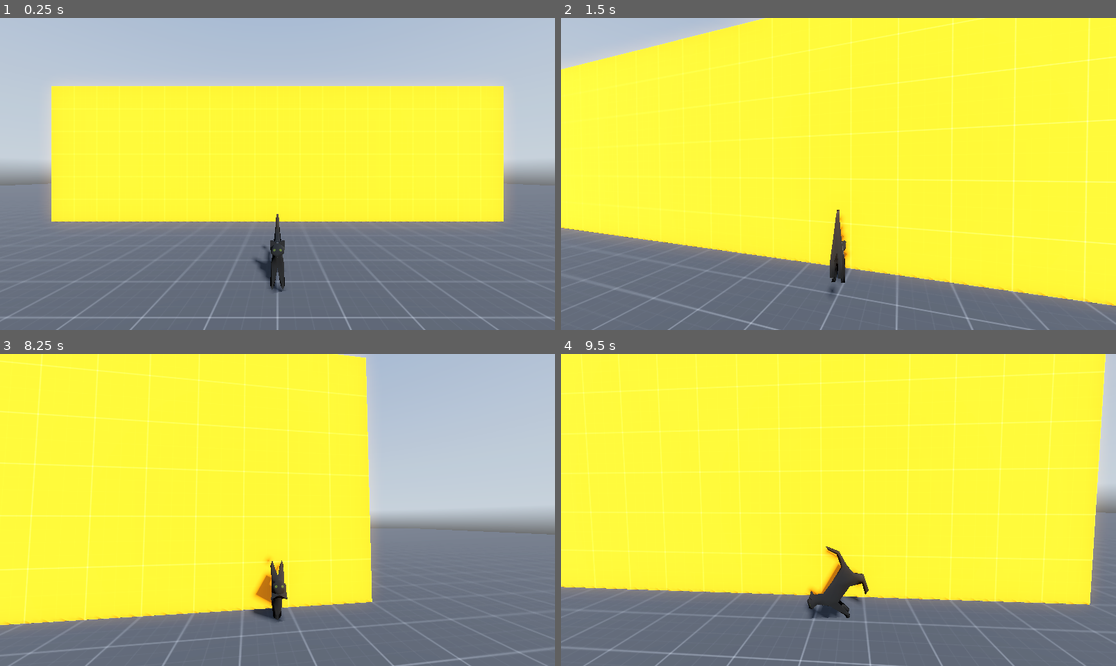
Above: before the commit, frames 1-4 (two rows, left to right).
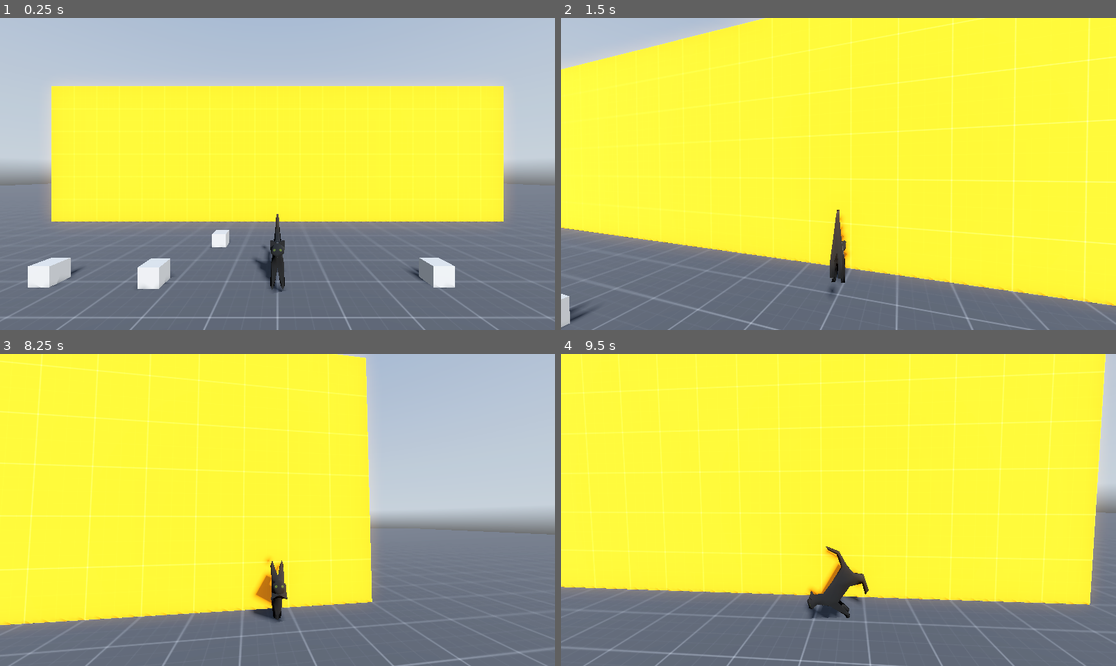
Above: after the commit, the same moments.

Repository: CreggHancock/Void
Game: Godot game, scene res://Scenes/Levels/prototype.tscn
The game is run twice, just before and just after one commit, with the same random seed, the same clock (stepped at 60 frames per second) and the same inputs. A sky picture missing from this copy of the repository is replaced by a grey-blue gradient.
Inputs (mouse positions are in pixels of both pictures, inside the frame that each line leads up to):
- Up to frame 1 (0.25 s): no input
- Up to frame 2 (1.5 s): tap Enter at 0.5 s; move the mouse to (866, 174) at 0.52 s; hold Shift (run) 0.53-1.28 s; hold Up (move_forwards) from 0.53 s (still down); tap Space (jump) at 0.77 s; move the mouse to (810, 174) at 1.27 s; tap Shift (run) at 1.35 s
- Up to frame 3 (8.25 s): tap Space (jump) at 1.52, 2.75, 3.02, 3.77, 4.52, 6.02, 6.77, 7.52 s; move the mouse to (288, 503) at 2.02 s; hold Shift (run) 2.03-2.78 s; move the mouse to (271, 516) at 2.77 s; tap Shift (run) every 1.5 s from 2.85 to 7.35 s; move the mouse to (316, 513) at 3.52 s; hold Shift (run) 3.53-4.28 s; move the mouse to (233, 506) at 4.27 s; move the mouse to (283, 510) at 5.02 s; hold Shift (run) 5.03-5.78 s; tap Enter at 5.75 s; move the mouse to (255, 503) at 5.77 s; release Up (move_forwards) at 5.78 s; hold Right (move_right) 5.78-6.53 s; move the mouse to (305, 510) at 6.52 s; hold Shift (run) 6.53-7.28 s; hold Up (move_forwards) from 6.53 s (still down); move the mouse to (249, 510) at 7.27 s; move the mouse to (288, 503) at 8.02 s; hold Shift (run) from 8.03 s (still down)
- Up to frame 4 (9.5 s): tap Space (jump) at 8.75, 9.02 s; move the mouse to (832, 516) at 8.77 s; release Up (move_forwards) at 8.78 s; release Shift (run) at 8.78 s; hold Left (move_left) from 8.78 s (still down); tap Shift (run) at 8.85 s

The runs differ from the first frame. In frame 1, 1.7% of the frame differs, in the area x 5-82%, y 67-88%; in frame 2, 0.2%; in frame 3, less than 0.1%; in frame 4, less than 0.1%.

Commit message:
Add pickups

Diff:
--- a/Scenes/Characters/player.tscn
+++ b/Scenes/Characters/player.tscn
@@ -47,6 +47,8 @@
 }
 
 [node name="Player" type="CharacterBody3D"]
+collision_layer = 3
+collision_mask = 3
 script = ExtResource("1_hn6di")
 
 [node name="Mesh" type="Node3D" parent="."]
--- a/Scenes/Levels/prototype.tscn
+++ b/Scenes/Levels/prototype.tscn
@@ -1,10 +1,11 @@
-[gd_scene load_steps=18 format=3 uid="uid://coue2qehpn4fr"]
+[gd_scene load_steps=19 format=3 uid="uid://coue2qehpn4fr"]
 
 [ext_resource type="Texture2D" uid="uid://b8q44ipg8a3cq" path="res://Assets/Textures/Black.png" id="1_hwes2"]
 [ext_resource type="Texture2D" uid="uid://doyodkg1ds7td" path="res://Assets/Textures/Sky.png" id="1_rrvcb"]
 [ext_resource type="PackedScene" uid="uid://cr2ersq7g6q6f" path="res://Scenes/Characters/player.tscn" id="2_1g73n"]
 [ext_resource type="Texture2D" uid="uid://gwt4mrbmdv01" path="res://Assets/Textures/Orange.png" id="2_087ax"]
 [ext_resource type="Texture2D" uid="uid://dkpqh8de7tb3n" path="res://Assets/Textures/Green.png" id="3_qkav0"]
+[ext_resource type="PackedScene" uid="uid://bkemyttcgnwrc" path="res://Scenes/Pickup.tscn" id="6_4p53y"]
 
 [sub_resource type="PanoramaSkyMaterial" id="PanoramaSkyMaterial_6c4vd"]
 panorama = ExtResource("1_rrvcb")
@@ -88,3 +89,38 @@
 shape = SubResource("ConcavePolygonShape3D_rit6o")
 
 [node name="Player" parent="." instance=ExtResource("2_1g73n")]
+
+[node name="Pickup" parent="." instance=ExtResource("6_4p53y")]
+
+[node name="Pickup2" parent="." instance=ExtResource("6_4p53y")]
+transform = Transform3D(1, 0, 0, 0, 1, 0, 0, 0, 1, 1.56064, 0, 0)
+
+[node name="Pickup3" parent="." instance=ExtResource("6_4p53y")]
+transform = Transform3D(1, 0, 0, 0, 1, 0, 0, 0, 1, 1.20882, 0, 1.05394)
+
+[node name="Pickup4" parent="." instance=ExtResource("6_4p53y")]
+transform = Transform3D(1, 0, 0, 0, 1, 0, 0, 0, 1, -2.2322, 0, 0.994041)
+
+[node name="Pickup9" parent="." instance=ExtResource("6_4p53y")]
+transform = Transform3D(1, 0, 0, 0, 1, 0, 0, 0, 1, -4.63469, 0, -1.02842)
+
+[node name="Pickup10" parent="." instance=ExtResource("6_4p53y")]
+transform = Transform3D(1, 0, 0, 0, 1, 0, 0, 0, 1, -0.841856, 0, -1.02842)
+
+[node name="Pickup11" parent="." instance=ExtResource("6_4p53y")]
+transform = Transform3D(1, 0, 0, 0, 1, 0, 0, 0, 1, -1.19367, 0, 0.025521)
+
+[node name="Pickup12" parent="." instance=ExtResource("6_4p53y")]
+transform = Transform3D(1, 0, 0, 0, 1, 0, 0, 0, 1, -4.63469, 0, -0.034381)
+
+[node name="Pickup5" parent="." instance=ExtResource("6_4p53y")]
+transform = Transform3D(1, 0, 0, 0, 1, 0, 0, 0, 1, -0.884376, 0, 1.84648)
+
+[node name="Pickup6" parent="." instance=ExtResource("6_4p53y")]
+transform = Transform3D(1, 0, 0, 0, 1, 0, 0, 0, 1, 2.90846, 0, 1.84648)
+
+[node name="Pickup7" parent="." instance=ExtResource("6_4p53y")]
+transform = Transform3D(1, 0, 0, 0, 1, 0, 0, 0, 1, 2.55664, 0, 2.90042)
+
+[node name="Pickup8" parent="." instance=ExtResource("6_4p53y")]
+transform = Transform3D(1, 0, 0, 0, 1, 0, 0, 0, 1, -0.884376, 0, 2.84052)
--- /dev/null
+++ b/Scenes/Pickup.tscn
@@ -0,0 +1,39 @@
+[gd_scene load_steps=6 format=3 uid="uid://bkemyttcgnwrc"]
+
+[ext_resource type="Script" path="res://Scripts/Pickup.gd" id="1_i2mlm"]
+
+[sub_resource type="BoxMesh" id="BoxMesh_epija"]
+size = Vector3(0.2, 0.2, 0.2)
+
+[sub_resource type="PhysicsMaterial" id="PhysicsMaterial_evx5m"]
+
+[sub_resource type="BoxShape3D" id="BoxShape3D_kfng8"]
+size = Vector3(0.248169, 0.320923, 0.233124)
+
+[sub_resource type="BoxShape3D" id="BoxShape3D_xf2f0"]
+size = Vector3(0.643066, 0.437271, 0.521607)
+
+[node name="Pickup" type="Node3D"]
+transform = Transform3D(1, 0, 0, 0, 1, 0, 0, 0, 1, -2.2322, 0, 0)
+script = ExtResource("1_i2mlm")
+
+[node name="MeshInstance3D" type="MeshInstance3D" parent="."]
+transform = Transform3D(1, 0, 0, 0, 1, 0, 0, 0, 1, 0, 0.0960028, 0)
+mesh = SubResource("BoxMesh_epija")
+
+[node name="StaticBody3D" type="StaticBody3D" parent="."]
+physics_material_override = SubResource("PhysicsMaterial_evx5m")
+
+[node name="CollisionShape3D" type="CollisionShape3D" parent="StaticBody3D"]
+transform = Transform3D(1, 0, 0, 0, 1, 0, 0, 0, 1, -0.0767212, 0.00457808, -0.0641632)
+shape = SubResource("BoxShape3D_kfng8")
+
+[node name="Area3D" type="Area3D" parent="."]
+collision_layer = 2
+collision_mask = 2
+
+[node name="CollisionShape3D" type="CollisionShape3D" parent="Area3D"]
+transform = Transform3D(1, 0, 0, 0, 1, 0, 0, 0, 1, -0.118408, 0.0212021, -0.126526)
+shape = SubResource("BoxShape3D_xf2f0")
+
+[connection signal="body_entered" from="Area3D" to="." method="_on_area_3d_body_entered"]
--- a/Scripts/Characters/Player.gd
+++ b/Scripts/Characters/Player.gd
@@ -47,12 +47,15 @@
 
 	apply_floor_snap()
 	move_and_slide()
-	animate(delta)
+	animate()
 
-func animate(delta):
+func animate():
 	if speed == run_speed && (velocity.x != 0 || velocity.z != 0):
 			animator.speed_scale = 1
 	elif velocity.x != 0 || velocity.z != 0:
 			animator.speed_scale = .5
 	else:
 		animator.speed_scale = 0
+
+func pickup():
+	scale += Vector3(.1, .1, .1)
--- /dev/null
+++ b/Scripts/Pickup.gd
@@ -0,0 +1,17 @@
+extends Node3D
+
+
+# Called when the node enters the scene tree for the first time.
+func _ready():
+	pass # Replace with function body.
+
+
+# Called every frame. 'delta' is the elapsed time since the previous frame.
+func _process(delta):
+	pass
+
+
+func _on_area_3d_body_entered(body):
+	print("area entered")
+	body.pickup()
+	queue_free()
